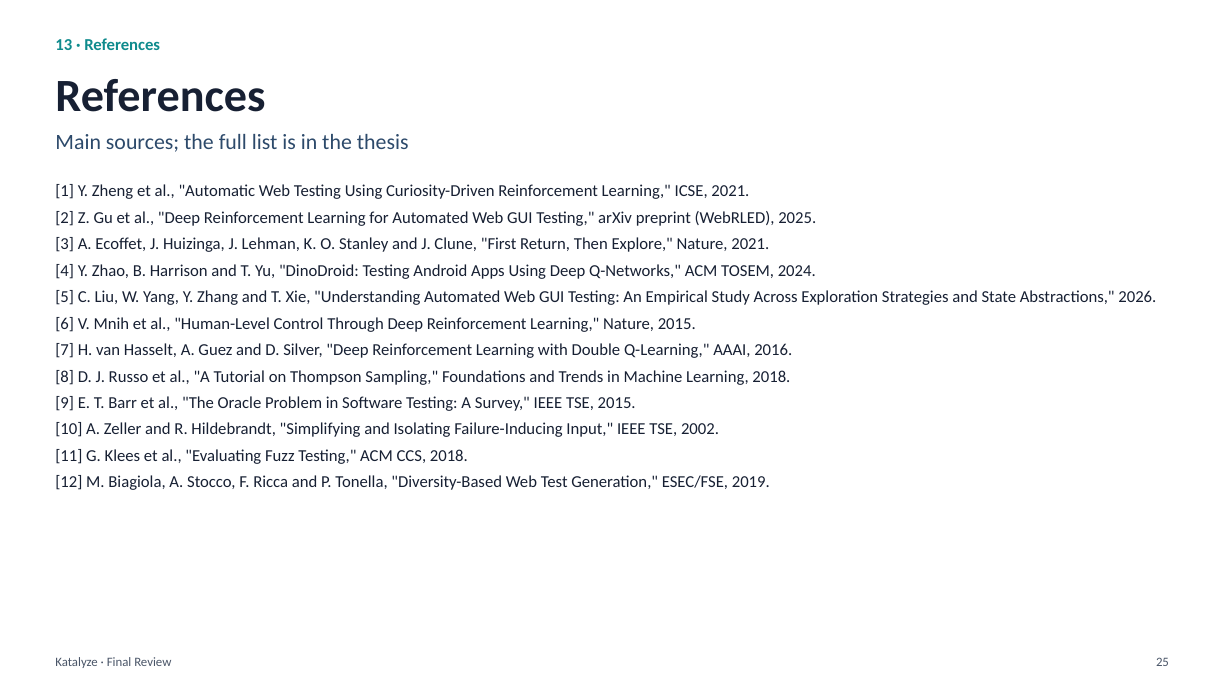
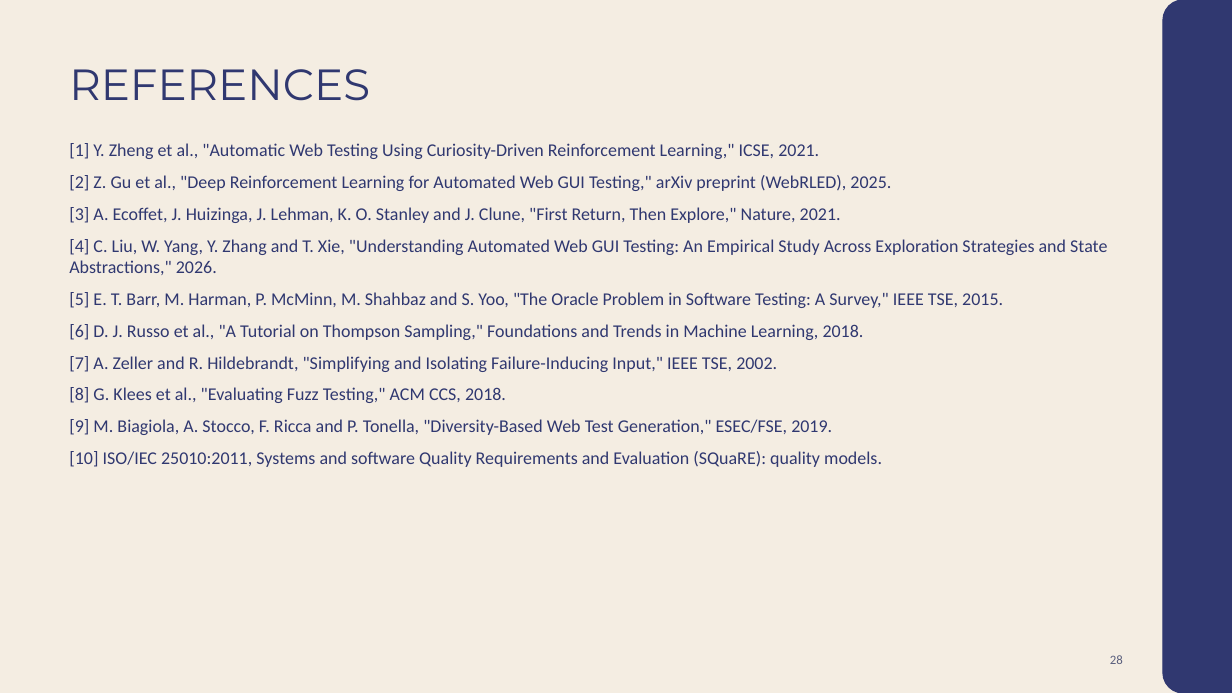
Before and after one commit to Rustlogan2k/Autonomous-web-testing-agent, a slide deck: slide 28 of Katalyze_Final_Review.pptx (slide 25 before the commit). Drawn at 1232x693 pixels with LibreOffice and Linux fonts; fonts in the diff are those of the drawing. Boxes give left, top, right and bottom in pixels: in the first picture for what was removed or moved away, otherwise in the second. Text is boxed around its words. In the diff, an @@ line names an element or a change of style, - is before the commit and + after.

```diff
--- a/Katalyze_Final_Review.pptx
+++ b/Katalyze_Final_Review.pptx
@@ background #FFFFFF to #F4EDE2 @@
@@ rounded rectangle added at box(1164, 0, 1232, 693), fill #303870, outline #303870 1 pt @@
@@ text removed at box(55, 38, 160, 50) @@
-13 · References
@@ title at box(69, 69, 370, 101): text changed; size 36 to 34 pt; font Calibri to Montserrat; text colour #172033 to #303870; bold off @@
-References
+REFERENCES
@@ text removed at box(55, 134, 409, 152) @@
-Main sources; the full list is in the thesis
@@ text at box(69, 143, 891, 223): size 13 to 14 pt, text colour #172033 to #303870 in "[1] Y. Zheng et al., "Automatic Web ...", "[2] Z. Gu et al., "Deep Reinforcement ...", "[3] A. Ecoffet, J. Huizinga, J. Lehman, ..."; more space between paragraphs @@
@@ text "[1] Y. Zheng et al., ...": place and size @@
-text "[1] Y. Zheng et al., ..." at box(55, 184, 1156, 490)
+text "[1] Y. Zheng et al., ..." at box(69, 143, 1107, 467)
@@ text at box(69, 239, 1107, 467): text changed; size 13 to 14 pt; text colour #172033 to #303870 @@
-[4] Y. Zhao, B. Harrison and T. Yu, "DinoDroid: Testing Android Apps Using Deep Q-Networks," ACM TOSEM, 2024.
-[5] C. Liu, W. Yang, Y. Zhang and T. Xie, "Understanding Automated Web GUI Testing: An Empirical Study Across Exploration Strategies and State Abstractions," 2026.
-[6] V. Mnih et al., "Human-Level Control Through Deep Reinforcement Learning," Nature, 2015.
-[7] H. van Hasselt, A. Guez and D. Silver, "Deep Reinforcement Learning with Double Q-Learning," AAAI, 2016.
-[8] D. J. Russo et al., "A Tutorial on Thompson Sampling," Foundations and Trends in Machine Learning, 2018.
-[9] E. T. Barr et al., "The Oracle Problem in Software Testing: A Survey," IEEE TSE, 2015.
-[10] A. Zeller and R. Hildebrandt, "Simplifying and Isolating Failure-Inducing Input," IEEE TSE, 2002.
-[11] G. Klees et al., "Evaluating Fuzz Testing," ACM CCS, 2018.
-[12] M. Biagiola, A. Stocco, F. Ricca and P. Tonella, "Diversity-Based Web Test Generation," ESEC/FSE, 2019.
+[4] C. Liu, W. Yang, Y. Zhang and T. Xie, "Understanding Automated Web GUI Testing: An Empirical Study Across Exploration Strategies and State Abstractions," 2026.
+[5] E. T. Barr, M. Harman, P. McMinn, M. Shahbaz and S. Yoo, "The Oracle Problem in Software Testing: A Survey," IEEE TSE, 2015.
+[6] D. J. Russo et al., "A Tutorial on Thompson Sampling," Foundations and Trends in Machine Learning, 2018.
+[7] A. Zeller and R. Hildebrandt, "Simplifying and Isolating Failure-Inducing Input," IEEE TSE, 2002.
+[8] G. Klees et al., "Evaluating Fuzz Testing," ACM CCS, 2018.
+[9] M. Biagiola, A. Stocco, F. Ricca and P. Tonella, "Diversity-Based Web Test Generation," ESEC/FSE, 2019.
+[10] ISO/IEC 25010:2011, Systems and software Quality Requirements and Evaluation (SQuaRE): quality models.
@@ text removed at box(55, 657, 171, 668) @@
-Katalyze · Final Review
@@ page number added at box(1110, 655, 1123, 664), 10 pt, text #5A5F7D @@
+28
@@ page number removed at box(1156, 657, 1169, 666) @@
-25
```
Also in this commit, not shown: 12 other slides changed, 16 slides added, 13 slides removed, 8 other files.
